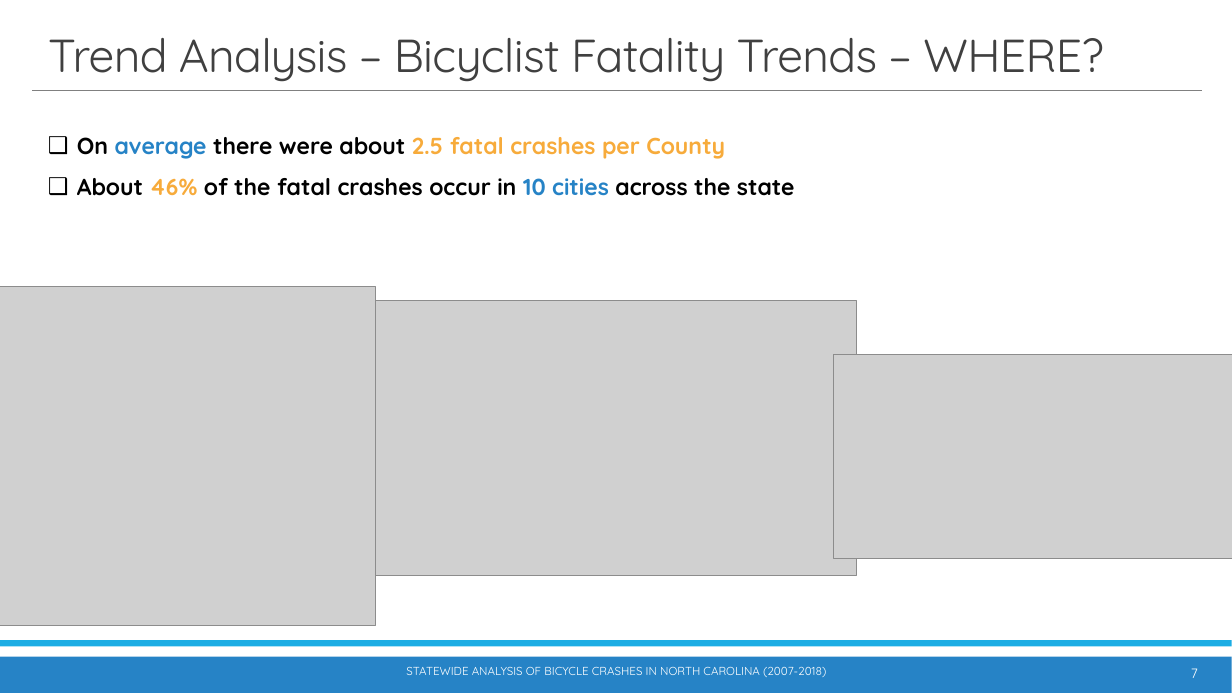
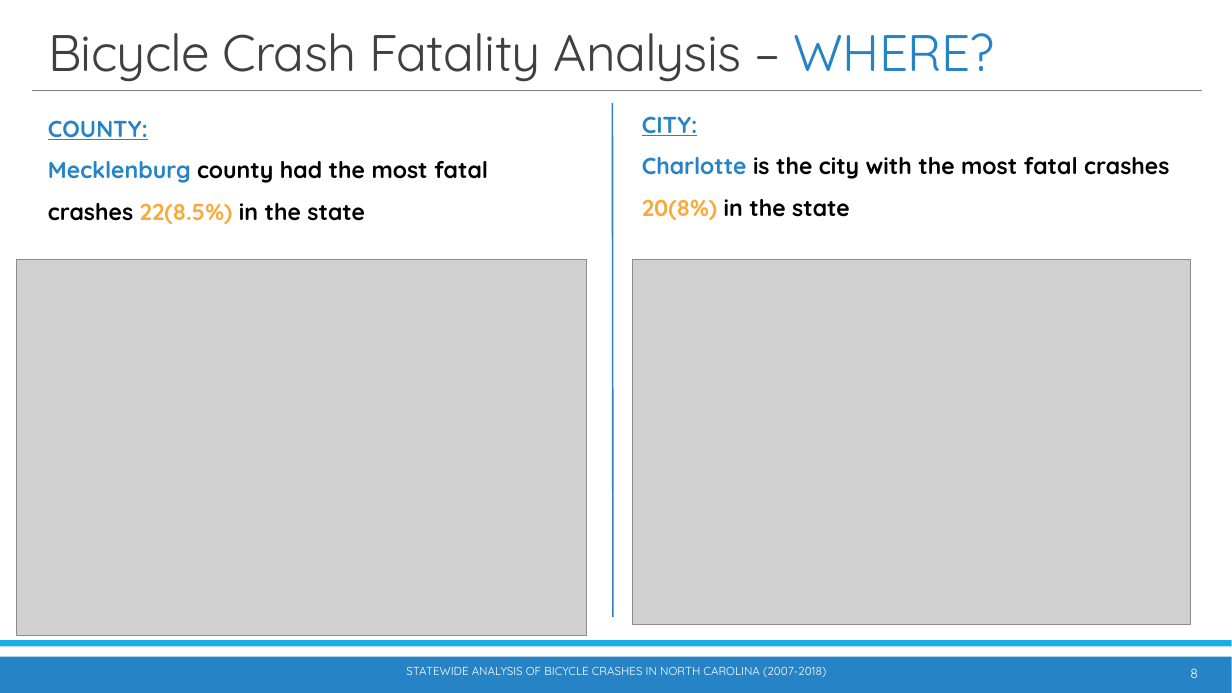
Before and after one commit to waghrayrashi/project-1, a slide deck: slide 8 of Project 1 - Group 2 - Statewide Bicycle Crash Analysis.pptx (slide 7 before the commit). Drawn at 1232x693 pixels with LibreOffice and Linux fonts; fonts in the diff are those of the drawing; grey boxes stand for pictures. Boxes give left, top, right and bottom in pixels: in the first picture for what was removed or moved away, otherwise in the second. Text is boxed around its words. In the diff, an @@ line names an element or a change of style, - is before the commit and + after.

Commit message:
Updated to include total fatalities

```diff
--- a/Project 1 - Group 2 - Statewide Bicycle Crash Analysis.pptx
+++ b/Project 1 - Group 2 - Statewide Bicycle Crash Analysis.pptx
@@ title at (48, 33, 995, 82): text changed; size 36 to 40 pt @@
-Trend Analysis – Bicyclist Fatality Trends – WHERE?
+Bicycle Crash Fatality Analysis – WHERE?
@@ line added from (613, 104) to (613, 617), #2683C6 1.25 pt @@
@@ text added at (642, 116, 1169, 220), 18 pt, text #000000, bold @@
+CITY:
+Charlotte is the city with the most fatal crashes 20(8%) in the state
@@ text at (48, 120, 488, 224): text changed @@
-❑ On average there were about 2.5 fatal crashes per County
-❑ About 46% of the fatal crashes occur in 10 cities across the state
+COUNTY:
+Mecklenburg county had the most fatal crashes 22(8.5%) in the state
@@ picture: place and size @@
-picture at (0, 287, 375, 626)
+picture at (17, 260, 586, 635)
@@ picture added at (633, 260, 1191, 625) @@
@@ picture removed at (354, 300, 857, 576) @@
@@ picture removed at (835, 354, 1232, 558) @@
@@ page number at (1190, 668, 1198, 678): text changed @@
-7
+8
```
Also in this commit, not shown: 10 other slides changed, 3 slides added, 2 slides removed, 55 other files.
